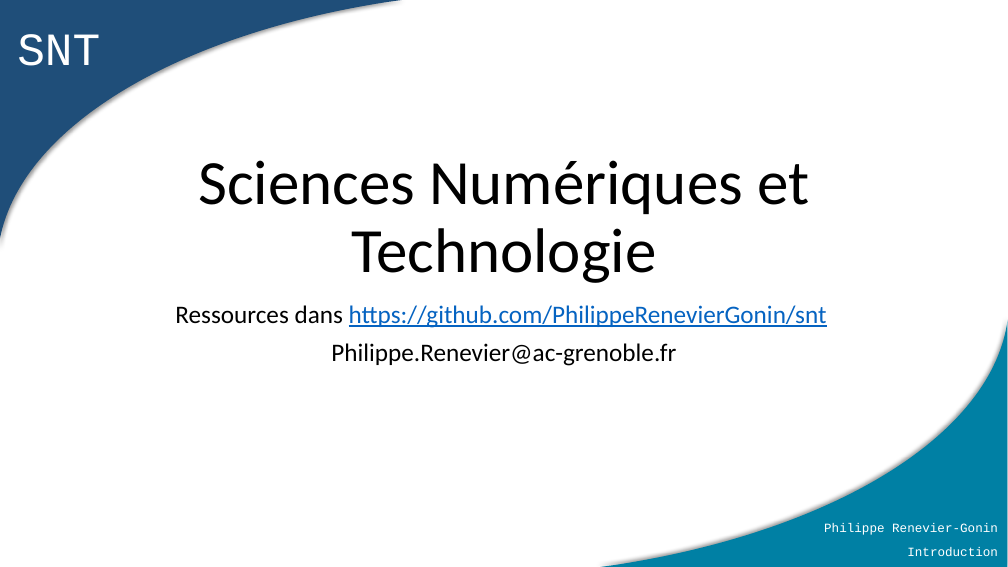
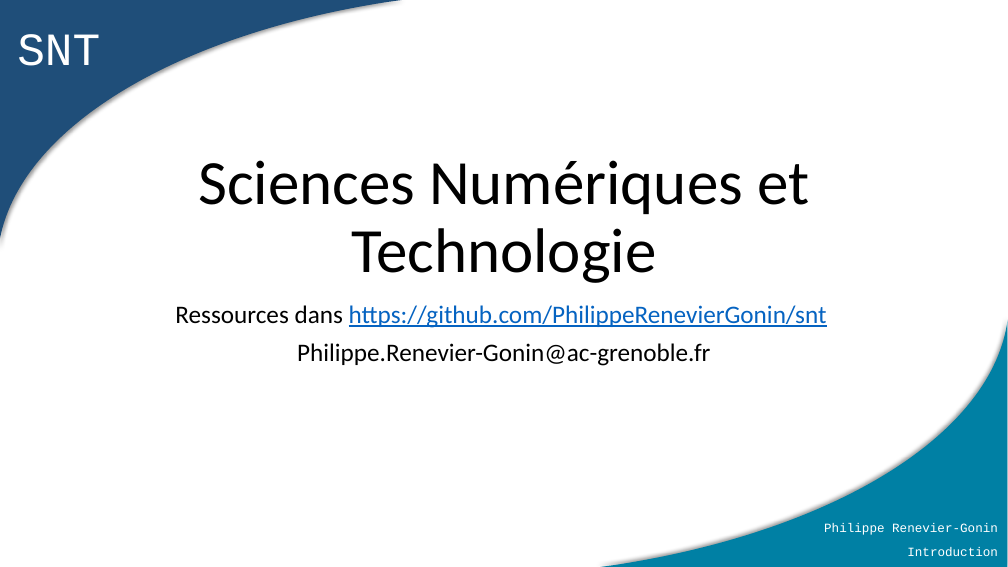
Before and after one commit to PhilippeRenevierGonin/snt, a slide deck: slide 1 of 01_python/cours/01_introduction générale.pptx. Drawn at 1008x567 pixels with LibreOffice and Linux fonts; fonts in the diff are those of the drawing. Boxes give left, top, right and bottom in pixels: in the first picture for what was removed or moved away, otherwise in the second. Text is boxed around its words. In the diff, an @@ line names an element or a change of style, - is before the commit and + after.

```diff
--- a/01_python/cours/01_introduction générale.pptx
+++ b/01_python/cours/01_introduction générale.pptx
@@ subtitle at (x1=297, y1=343, x2=710, y2=366): text changed @@
-Philippe.Renevier@ac-grenoble.fr
+Philippe.Renevier-Gonin@ac-grenoble.fr
```
Also in this commit, not shown: 1 other slide changed, 3 slides added, 1 slide removed, 16 other files.
